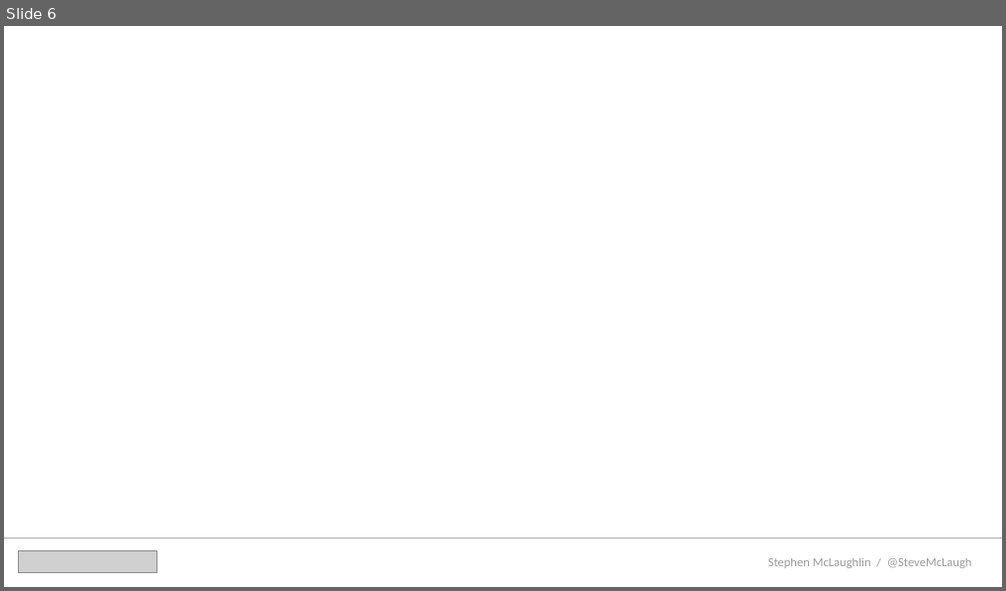
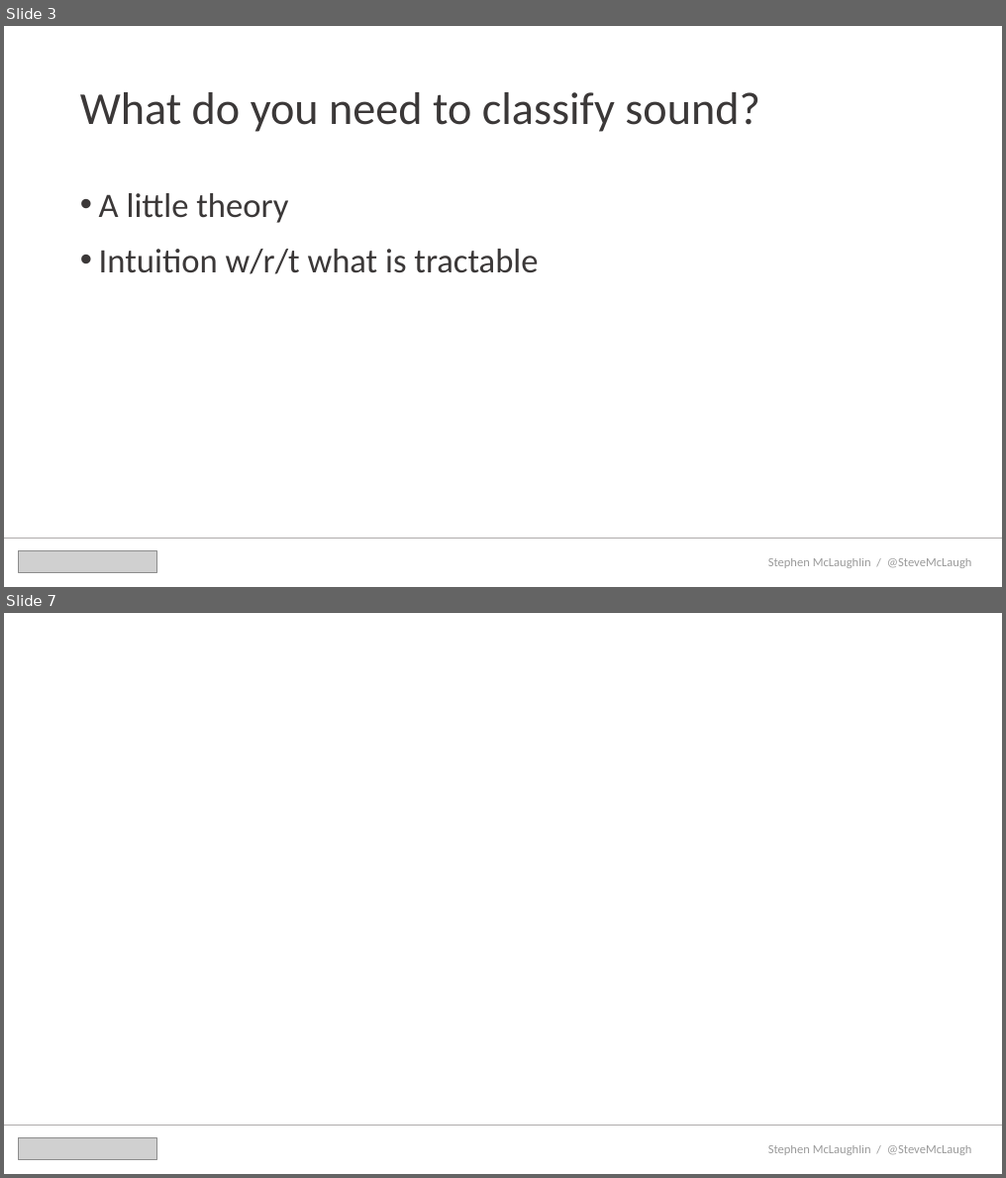
Before and after one commit to stevemclaugh/HILT-Audio-ML, a slide deck: Slides/Day_1.pptx. Shown one above the other, each under a label of ours: slide 6 before the commit, slides 3 and 7 after it; the slides between them are not shown. The pictures are 1006x591 and 1006x1178 pixels, drawn with LibreOffice and Linux fonts; fonts in the diff are those of the drawing; grey boxes stand for pictures; background and template pictures are left out. Boxes give left, top, right and bottom in pixels: in the first picture for what was removed or moved away, otherwise in the second. Text is boxed around its words. In the diff, an @@ line names an element or a change of style, - is before the commit and + after.

```diff
--- a/Slides/Day_1.pptx
+++ b/Slides/Day_1.pptx
@@ slide 3 added at <box>4,26,1002,587</box>, background #FFFFFF @@
@@ title added at <box>80,92,760,132</box>, 44 pt, text #3B3838 @@
+What do you need to classify sound?
@@ text added at <box>99,193,538,274</box>, 33 pt, text #3B3838 @@
+• A little theory
+• Intuition w/r/t what is tractable
@@ line added from (4, 538) to (1002, 538), #AFABAB 0.5 pt @@
@@ picture added at <box>18,552,156,574</box> @@
@@ text added at <box>768,559,972,569</box>, 12 pt, text #595959 at 60% opacity @@
+Stephen McLaughlin / @SteveMcLaugh
@@ what was slide 6 is now slide 7 @@
```
Also in this commit, not shown: 13 slides changed, 5 other slides added, 2 other files.
